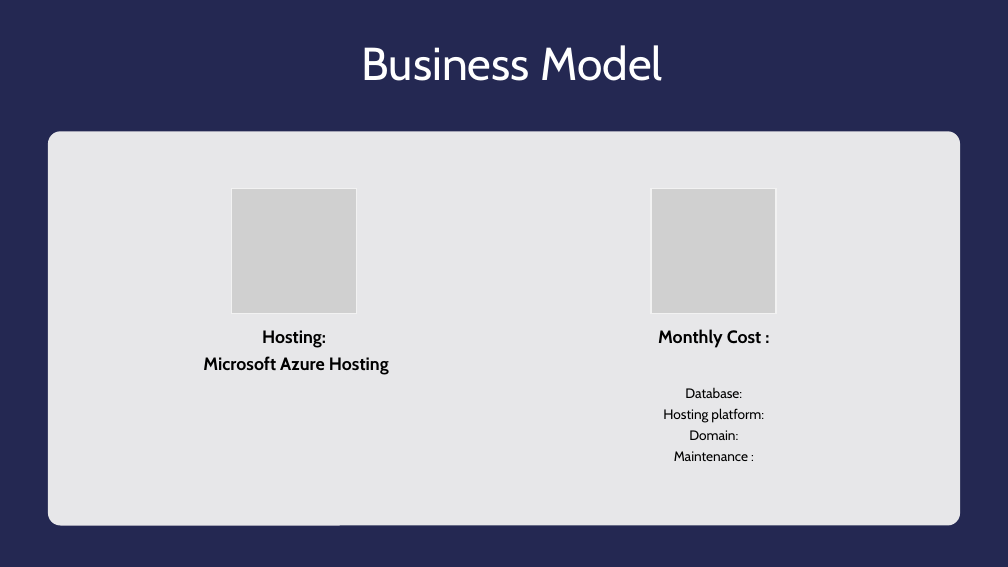
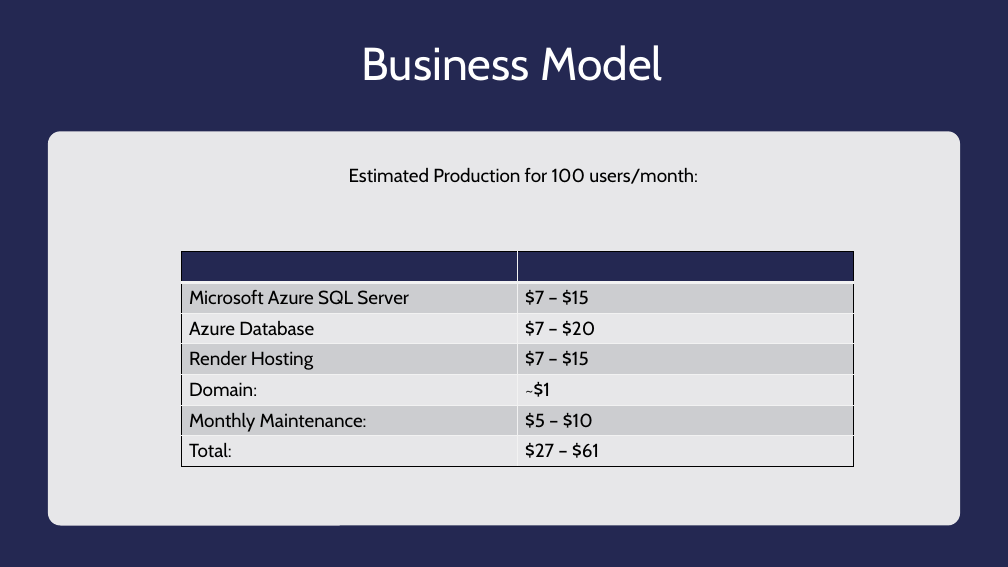
Before and after one commit to jjdeuce06/VulcanActivityTracker, a slide deck: slide 7 of Documentation/FinalPresentation/VulcanActivityTracker-Group2.pptx (slide 8 before the commit). Drawn at 1008x567 pixels with LibreOffice and Linux fonts; fonts in the diff are those of the drawing; grey boxes stand for pictures. Boxes give left, top, right and bottom in pixels: in the first picture for what was removed or moved away, otherwise in the second. Text is boxed around its words. In the diff, an @@ line names an element or a change of style, - is before the commit and + after.

```diff
--- a/Documentation/FinalPresentation/VulcanActivityTracker-Group2.pptx
+++ b/Documentation/FinalPresentation/VulcanActivityTracker-Group2.pptx
@@ text added at <box>349,168,698,184</box>, 18 pt, text #000000 @@
+Estimated Production for 100 users/month:
@@ table added at <box>181,252,853,466</box>, 7 rows, 2 columns @@
+ | 
+Microsoft Azure SQL Server | $7 – $15
+Azure Database | $7 – $20
+Render Hosting | $7 – $15
+Domain: | ~$1
+Monthly Maintenance: | $5 – $10
+Total: | $27 – $61
@@ group removed at <box>203,188,777,461</box>: 3 texts, 2 pictures @@
-Hosting:
-Microsoft Azure Hosting
-Monthly Cost :
-Database:
-Hosting platform:
-Domain:
-Maintenance :
```
Also in this commit, not shown: 4 other slides changed, 2 slides added, 2 slides removed, 1 other file.
